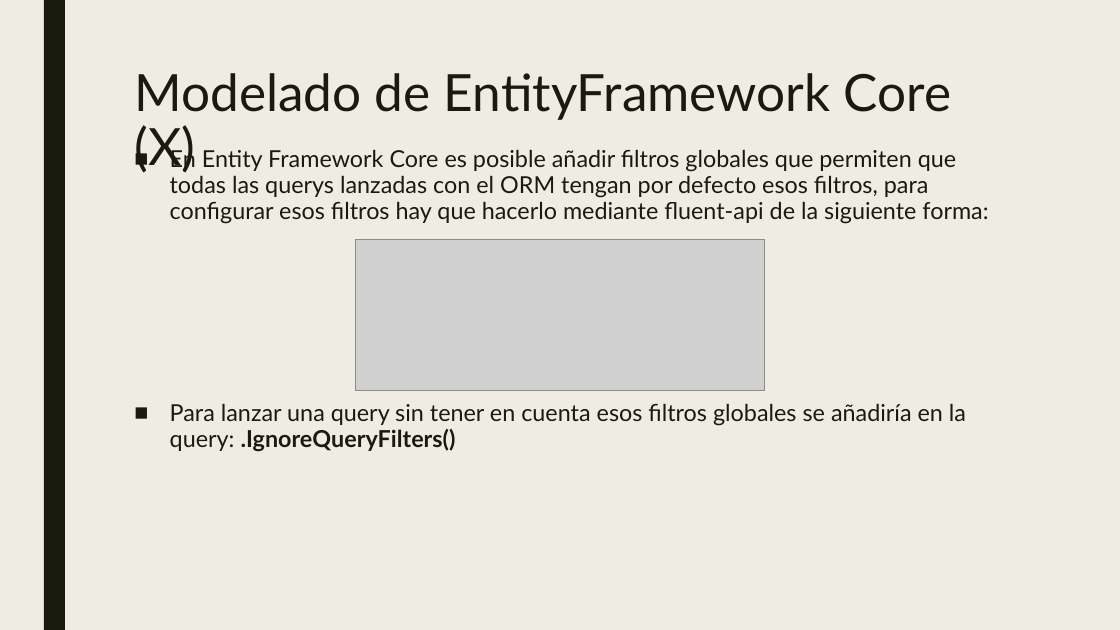
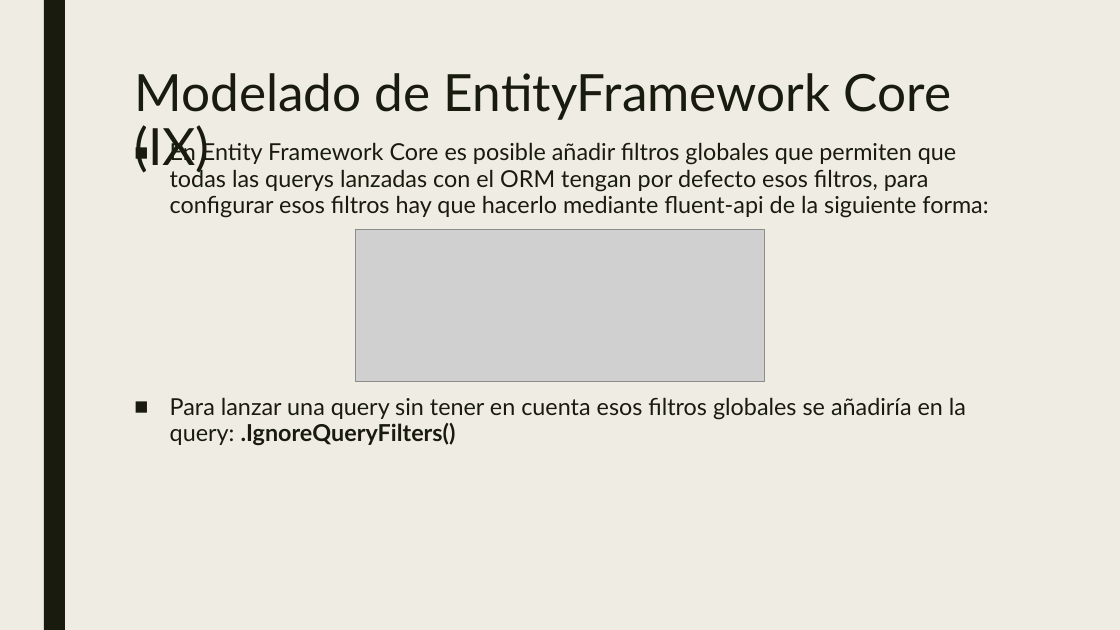
Before and after one commit to dadjh85/Demo5-Curso-.NetCore3.1, a slide deck: slide 13 of doc/Demo5- Curso .NET Core.pptx (slide 14 before the commit). Drawn at 1120x630 pixels with LibreOffice and Linux fonts; fonts in the diff are those of the drawing; grey boxes stand for pictures. Boxes give left, top, right and bottom in pixels: in the first picture for what was removed or moved away, otherwise in the second. Text is boxed around its words. In the diff, an @@ line names an element or a change of style, - is before the commit and + after.

```diff
--- a/doc/Demo5- Curso .NET Core.pptx
+++ b/doc/Demo5- Curso .NET Core.pptx
@@ title at <box>134,73,952,175</box>: text changed @@
-Modelado de EntityFramework Core (X)
+Modelado de EntityFramework Core (IX)
@@ text "En Entity Framework Core es ...": place and size @@
-text "En Entity Framework Core es ..." at <box>170,146,988,452</box>
+text "En Entity Framework Core es ..." at <box>170,140,988,446</box>
@@ picture: place and size @@
-picture at <box>355,239,764,391</box>
+picture at <box>355,230,764,381</box>
```
Also in this commit, not shown: 4 other slides changed, 1 slide added, 17 other files.
